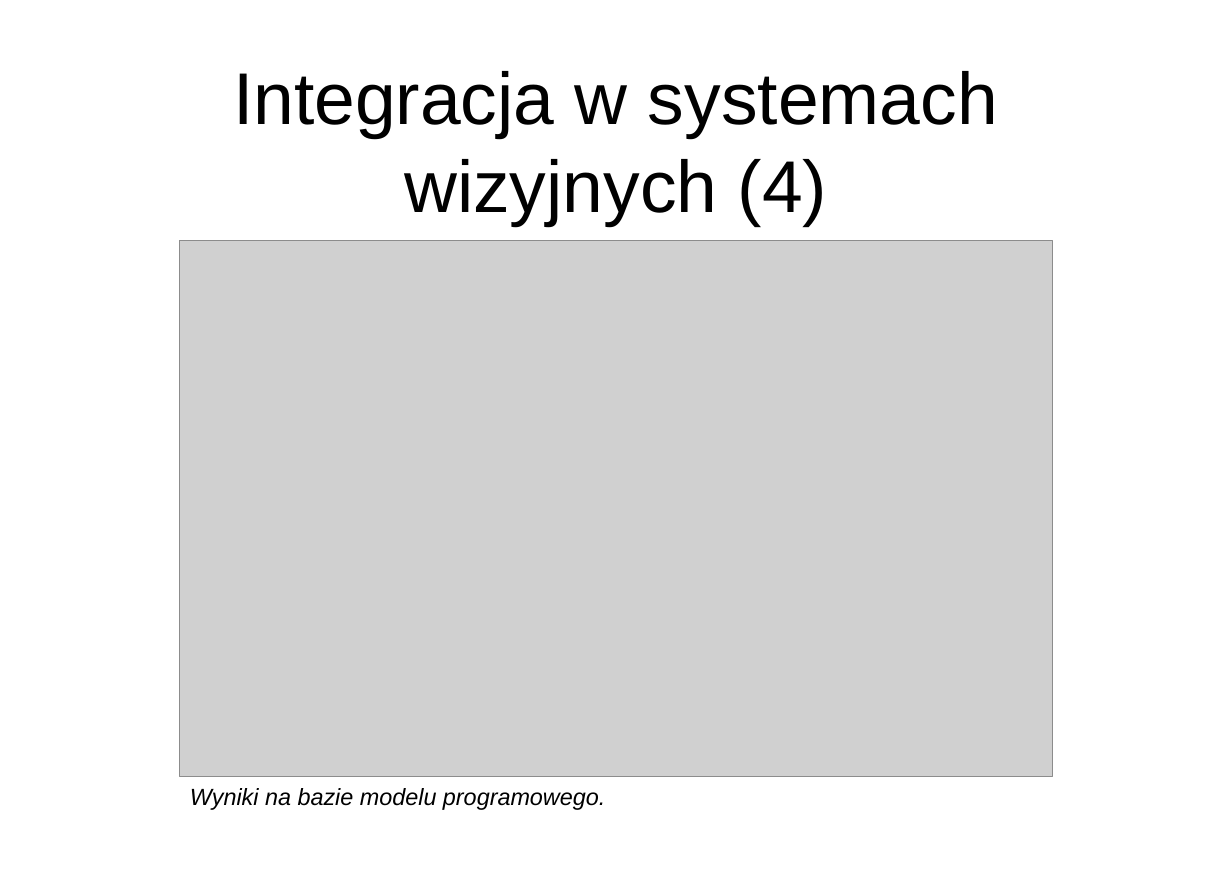
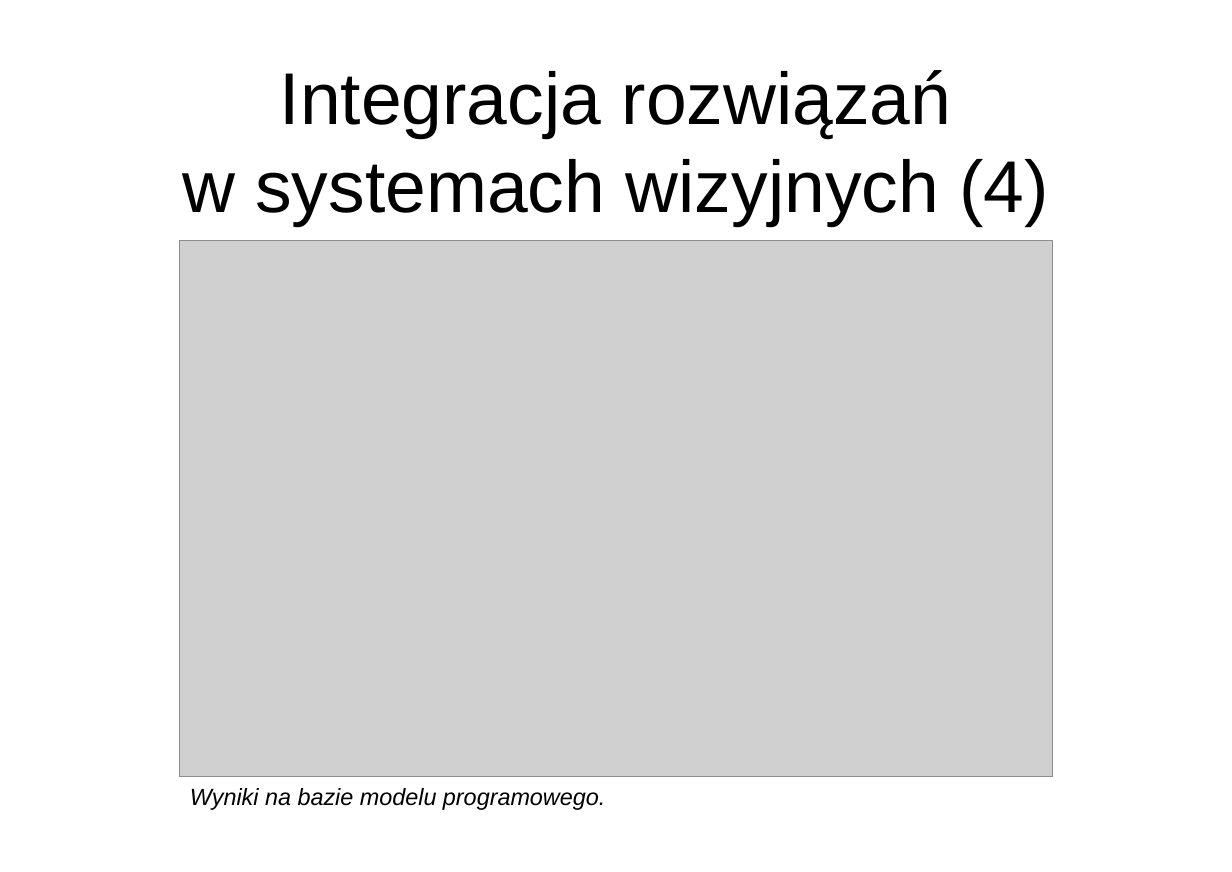
Before and after one commit to wgml/magister-doc, a slide deck: slide 10 of prezentacja.pptx. Drawn at 1232x872 pixels with LibreOffice and Linux fonts; fonts in the diff are those of the drawing; grey boxes stand for pictures; background and template pictures are left out. Boxes give left, top, right and bottom in pixels: in the first picture for what was removed or moved away, otherwise in the second. Text is boxed around its words. In the diff, an @@ line names an element or a change of style, - is before the commit and + after.

```diff
--- a/prezentacja.pptx
+++ b/prezentacja.pptx
@@ title at <box>182,70,1049,226</box>: text changed @@
-Integracja w systemach wizyjnych (4)
+Integracja rozwiązań
+w systemach wizyjnych (4)
```
Also in this commit, not shown: 8 other slides changed, 1 slide added, 1 other file.
